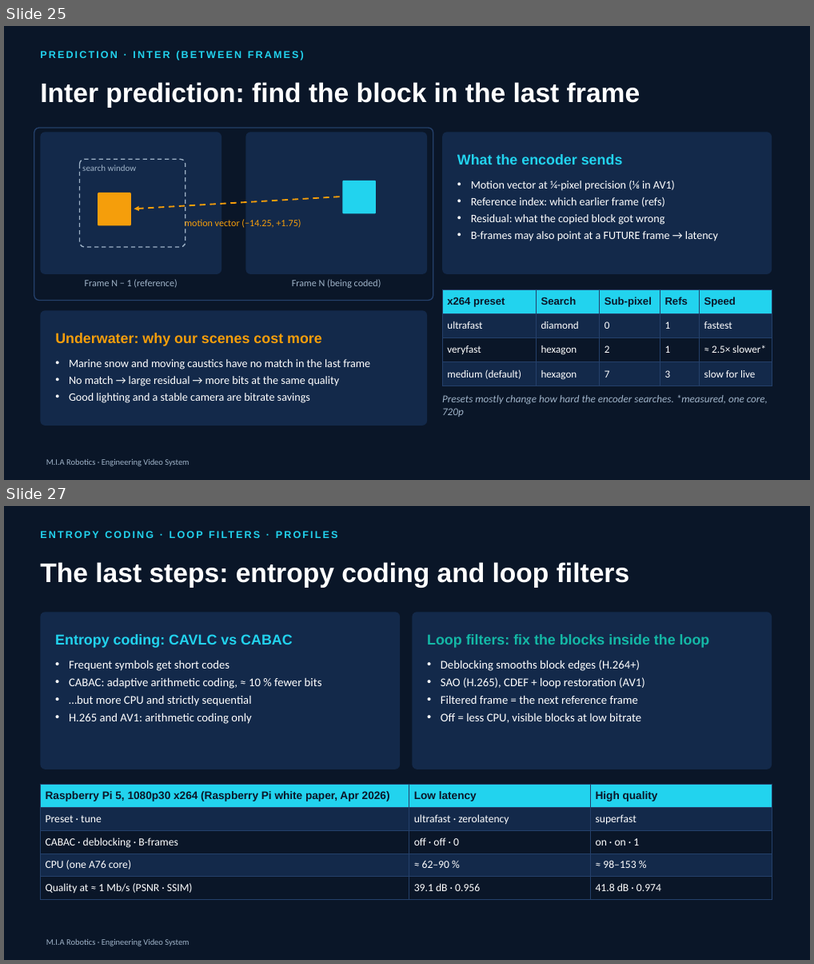
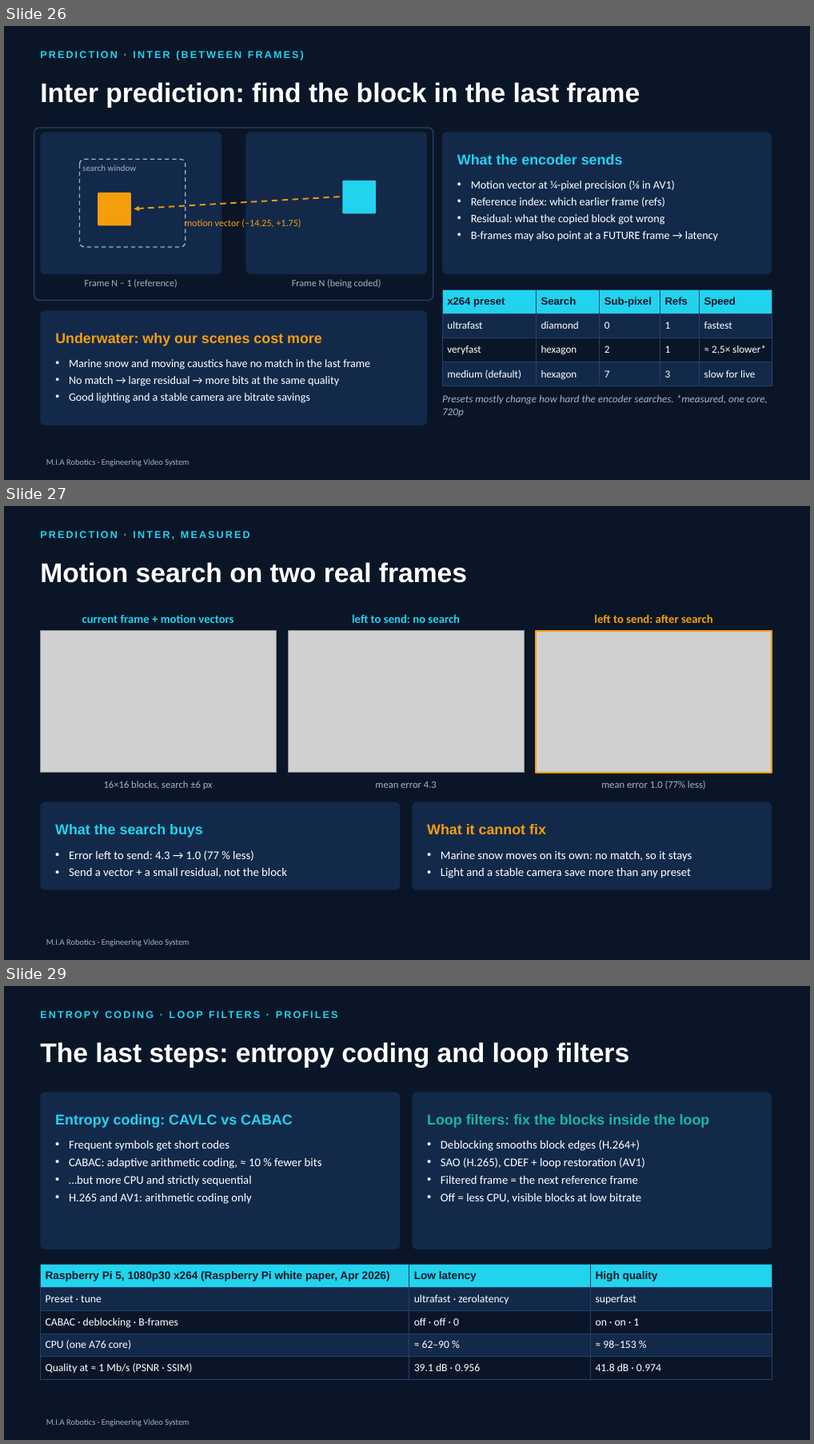
Before and after one commit to YoussefAbbas2001/video-streaming, a slide deck: presentation/MIA_Video_Streaming.pptx. Shown one above the other, each under a label of ours: slides 25 and 27 before the commit, slides 26, 27 and 29 after it; the slides between them are not shown. The pictures are 814x964 and 814x1444 pixels, drawn with LibreOffice and Linux fonts; fonts in the diff are those of the drawing; grey boxes stand for pictures; background and template pictures are left out. Boxes give left, top, right and bottom in pixels: in the first picture for what was removed or moved away, otherwise in the second. Text is boxed around its words. In the diff, an @@ line names an element or a change of style, - is before the commit and + after.

```diff
--- a/presentation/MIA_Video_Streaming.pptx
+++ b/presentation/MIA_Video_Streaming.pptx
@@ slide 27 added at bbox=[4, 506, 810, 960], background #0A1628; not listed: 1 template element that a slide beside it also shows @@
@@ text added at bbox=[40, 531, 250, 540], 12 pt, text #22D3EE, bold @@
+PREDICTION · INTER, MEASURED
@@ title added at bbox=[40, 562, 467, 583], 32 pt, text #FFFFFF, bold @@
+Motion search on two real frames
@@ text added at bbox=[82, 614, 234, 623], 14 pt, text #22D3EE, bold @@
+current frame + motion vectors
@@ text added at bbox=[352, 614, 460, 623], 14 pt, text #22D3EE, bold @@
+left to send: no search
@@ text added at bbox=[594, 614, 714, 623], 14 pt, text #F59E0B, bold @@
+left to send: after search
@@ picture added at bbox=[40, 631, 276, 772] @@
@@ picture added at bbox=[288, 631, 524, 772] @@
@@ picture added at bbox=[536, 631, 772, 772] @@
@@ rectangle added at bbox=[536, 631, 772, 772], outline #F59E0B 2 pt @@
@@ text added at bbox=[104, 780, 213, 789], 12 pt, text #9FB3C8 @@
+16×16 blocks, search ±6 px
@@ text added at bbox=[375, 781, 437, 788], 12 pt, text #9FB3C8 @@
+mean error 4.3
@@ text added at bbox=[602, 780, 706, 789], 12 pt, text #9FB3C8 @@
+mean error 1.0 (77% less)
@@ rounded rectangle added at bbox=[40, 802, 400, 889], fill #13294A @@
@@ rounded rectangle added at bbox=[412, 802, 772, 889], fill #13294A @@
@@ text added at bbox=[55, 824, 203, 837], 17 pt, text #22D3EE, bold @@
+What the search buys
@@ text added at bbox=[427, 824, 546, 834], 17 pt, text #F59E0B, bold @@
+What it cannot fix
@@ text added at bbox=[69, 850, 287, 877], 14 pt, text #FFFFFF @@
+• Error left to send: 4.3 → 1.0 (77 % less)
+• Send a vector + a small residual, not the block
@@ text added at bbox=[441, 851, 692, 878], 14 pt, text #FFFFFF @@
+• Marine snow moves on its own: no match, so it stays
+• Light and a stable camera save more than any preset
@@ what was slide 25 is now slide 26 @@
@@ what was slide 27 is now slide 29 @@
```
Also in this commit, not shown: 7 other slides added, 16 other files.
